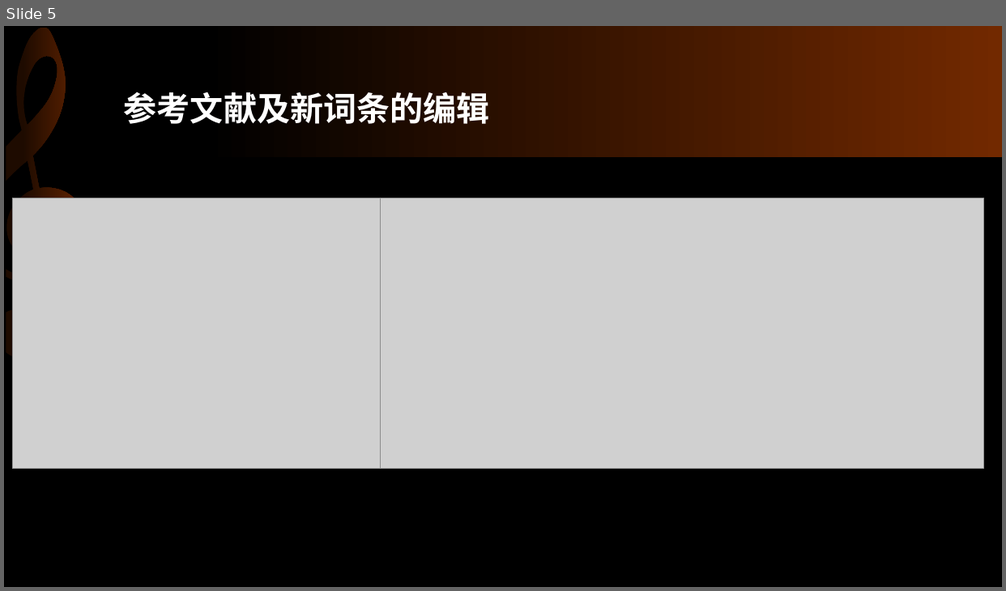
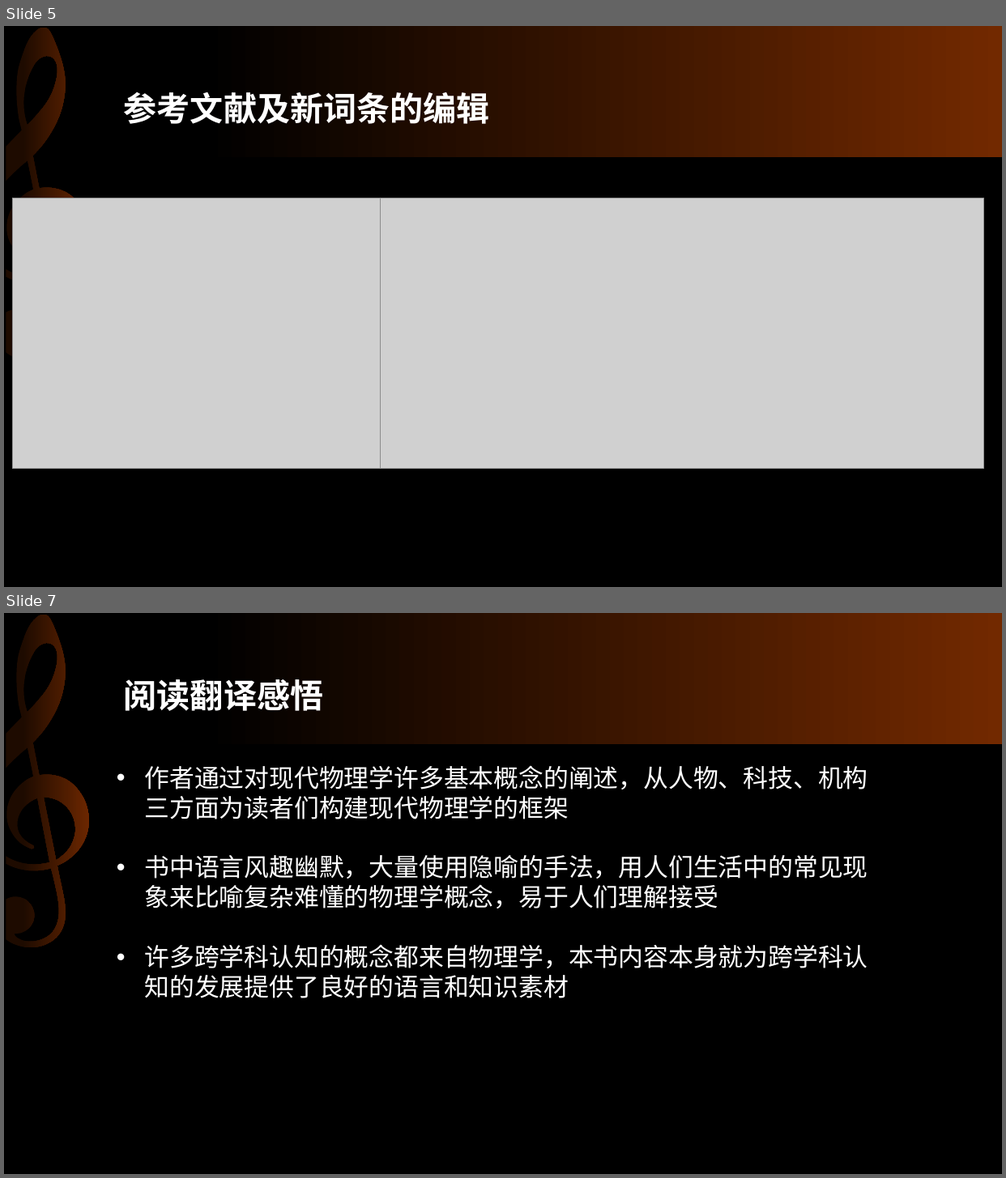
Before and after one commit to tojiang/cyxk, a slide deck: TeamReportSlides/第二组/第二组-团队报告-第八周.pptx. Shown one above the other, each under a label of ours: slide 5 before the commit, slides 5 and 7 after it; the slides between them are not shown. The pictures are 1006x591 and 1006x1178 pixels, drawn with LibreOffice and Linux fonts; fonts in the diff are those of the drawing; grey boxes stand for pictures. Boxes give left, top, right and bottom in pixels: in the first picture for what was removed or moved away, otherwise in the second. Text is boxed around its words. In the diff, an @@ line names an element or a change of style, - is before the commit and + after.

```diff
--- a/TeamReportSlides/第二组/第二组-团队报告-第八周.pptx
+++ b/TeamReportSlides/第二组/第二组-团队报告-第八周.pptx
@@ slide 7 added at (x1=4, y1=613, x2=1002, y2=1174), background #000000; not listed: 2 template elements that a slide beside it also shows @@
@@ title added at (x1=124, y1=679, x2=323, y2=711), 32 pt, text #FFFFFF, bold @@
+阅读翻译感悟
@@ text added at (x1=145, y1=765, x2=868, y2=999), 24 pt, text #FFFFFF @@
+• 作者通过对现代物理学许多基本概念的阐述，从人物、科技、机构三方面为读者们构建现代物理学的框架
+• 书中语言风趣幽默，大量使用隐喻的手法，用人们生活中的常见现象来比喻复杂难懂的物理学概念，易于人们理解接受
+• 许多跨学科认知的概念都来自物理学，本书内容本身就为跨学科认知的发展提供了良好的语言和知识素材
```
Also in this commit, not shown: 4 slides changed.
